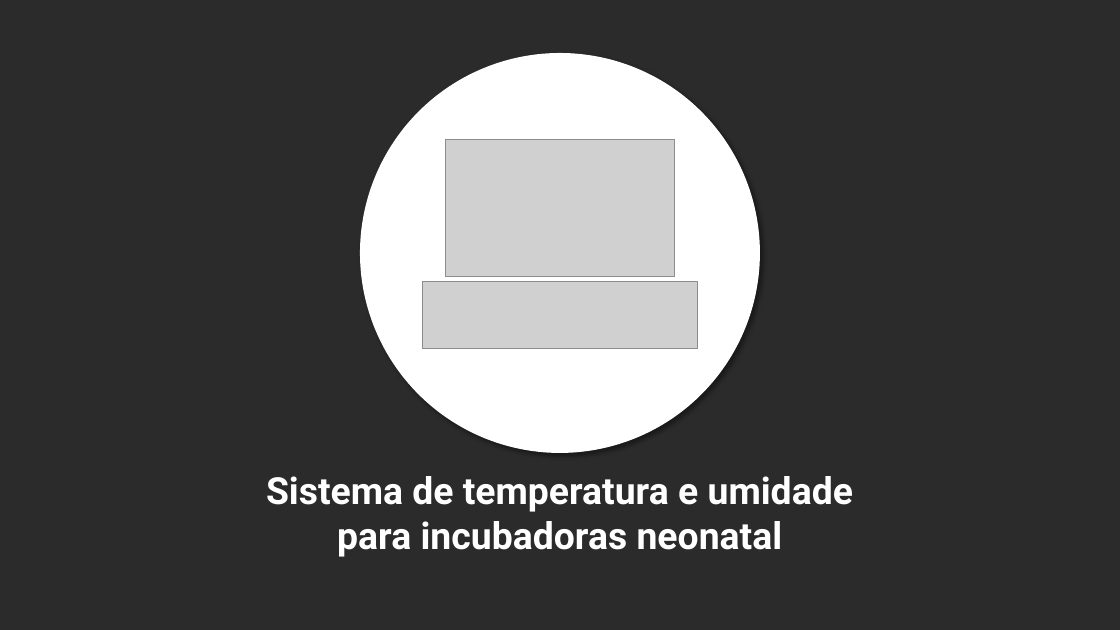
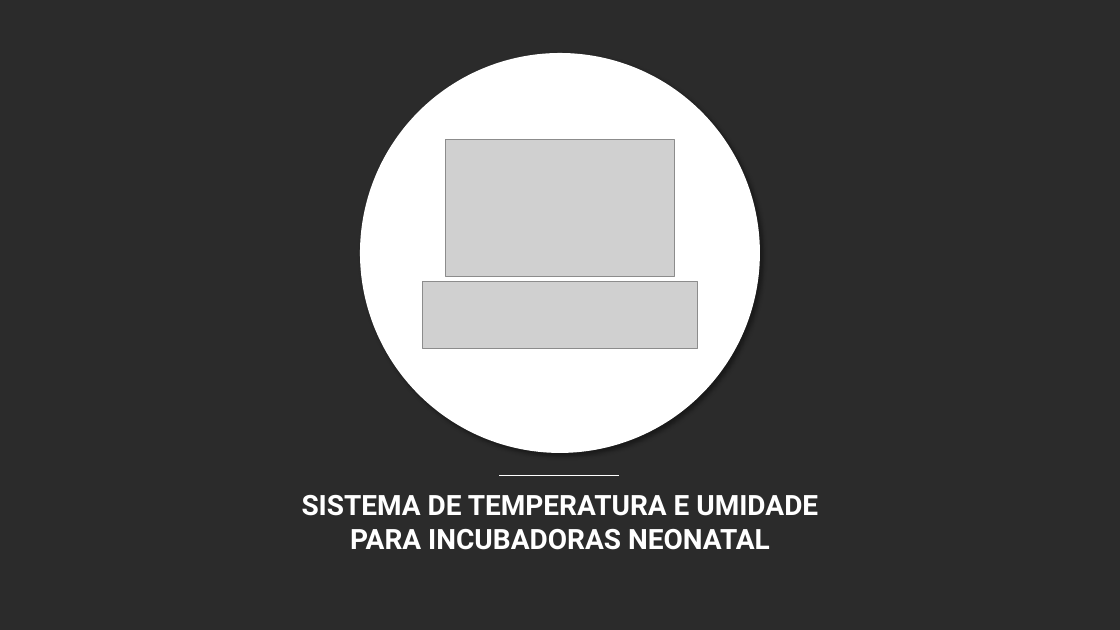
Before and after one commit to YudiG12/grupo-bandtec, a slide deck: slide 2 of Apresentação/inSensor.pptx (slide 1 before the commit). Drawn at 1120x630 pixels with LibreOffice and Linux fonts; fonts in the diff are those of the drawing; grey boxes stand for pictures; background and template pictures are left out; a plain dark background stands for a picture behind light text. Boxes give left, top, right and bottom in pixels: in the first picture for what was removed or moved away, otherwise in the second. Text is boxed around its words. In the diff, an @@ line names an element or a change of style, - is before the commit and + after.

```diff
--- a/Apresentação/inSensor.pptx
+++ b/Apresentação/inSensor.pptx
@@ line added from (499, 475) to (619, 475), #FFFFFF 0.5 pt @@
@@ text at (x1=302, y1=495, x2=818, y2=550): text changed; size 32 to 24 pt @@
-Sistema de temperatura e umidade para incubadoras neonatal
+SISTEMA DE TEMPERATURA E UMIDADE PARA INCUBADORAS NEONATAL
```
Also in this commit, not shown: 1 other slide changed, 1 slide added.
